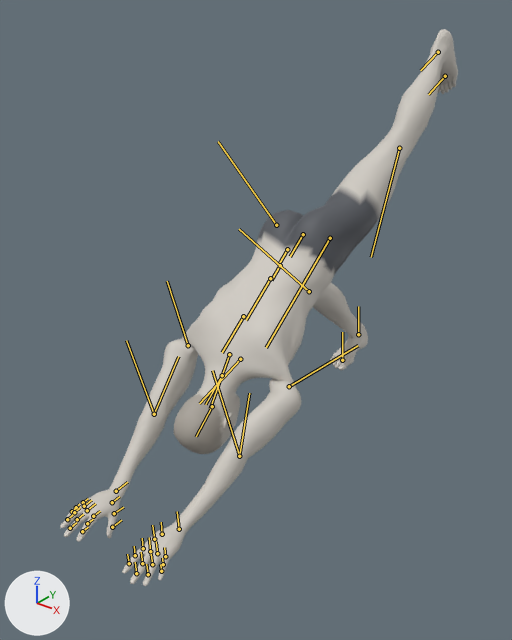
The glTF model exports/three-leg-dog-pose.glb as it was, and as the next commit left it.
Both versions are drawn from a camera (50 mm lens) standing at (1.33, -1.56, 1.58) and looking at (-0.04, 0.15, 0.51). The axes (+X, +Y, +Z) are drawn at lower left. The lights are the same throughout. The older version comes first. Both versions are drawn at frame 144 of the action 'three-leg-dog-pose_left'; the numbers are the values there. The bones that change, and the others that lie on the model, are drawn over the model as lines.
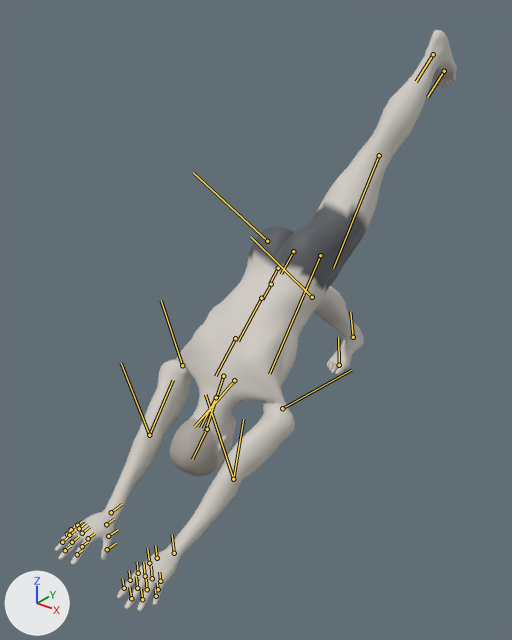
Where the change shows, as pixel boxes [x1, y1, x2, y2] in the pictures (512 x 640 px):
'Mesh_0', posed
    before: [60, 29, 458, 586]
    after: [55, 30, 457, 611]
bone 'pelvis', root to tip
    before: (303, 234) to (290, 256)
    after: (293, 251) to (281, 274)
bone 'upperarm_l', root to tip
    before: (289, 386) to (358, 345)
    after: (282, 408) to (351, 370)
bone 'lowerarm_l', root to tip
    before: (239, 456) to (249, 393)
    after: (233, 479) to (243, 419)
bone 'upperarm_r', root to tip
    before: (188, 345) to (167, 281)
    after: (182, 365) to (161, 300)
bone 'lowerarm_r', root to tip
    before: (154, 414) to (126, 340)
    after: (149, 435) to (121, 363)
bone 'thigh_l', root to tip
    before: (330, 238) to (266, 347)
    after: (320, 255) to (269, 374)
bone 'calf_l', root to tip
    before: (399, 148) to (371, 257)
    after: (379, 155) to (333, 268)
bone 'foot_l', root to tip
    before: (438, 52) to (420, 70)
    after: (433, 54) to (416, 81)
bone 'thigh_r', root to tip
    before: (276, 225) to (218, 141)
    after: (267, 241) to (193, 172)
bone 'calf_r', root to tip
    before: (309, 291) to (239, 229)
    after: (312, 297) to (250, 236)
bone 'foot_r', root to tip
    before: (358, 334) to (358, 306)
    after: (353, 337) to (350, 311)
bone 'ball_r', root to tip
    before: (342, 360) to (342, 332)
    after: (339, 365) to (338, 337)

The change in detail:
Bone 'pelvis' (bone_pelvis) moves from (-0.375, -0.208, 0.0) to (-0.322, -0.253, 0.0).
Bone 'pelvis' (bone_pelvis) turns from (0, 0, -129) to (0, 0, -132) degrees about its own x, y and z.
Bone 'upperarm_l' (bone_upperarm_l) turns from (-34, -33, 175) to (-34, -33, 178) degrees about its own x, y and z.
Bone 'lowerarm_l' (bone_lowerarm_l) turns from (-2, 14, -44) to (-1, 15, -43) degrees about its own x, y and z.
Bone 'upperarm_r' (bone_upperarm_r) turns from (34, 33, 175) to (34, 33, 178) degrees about its own x, y and z.
Bone 'lowerarm_r' (bone_lowerarm_r) turns from (2, -14, -44) to (1, -15, -43) degrees about its own x, y and z.
Bone 'thigh_l' (bone_thigh_l) turns from (1, -4, 0) to (-5, -4, -1) degrees about its own x, y and z.
Bone 'calf_l' (bone_calf_l) turns from (-15, 0, 2) to (-2, 0, 2) degrees about its own x, y and z.
Bone 'foot_l' (bone_foot_l) turns from (14, -6, 14) to (7, -3, 6) degrees about its own x, y and z.
Bone 'thigh_r' (bone_thigh_r) turns from (2, -11, 88) to (5, -12, 84) degrees about its own x, y and z.
Bone 'calf_r' (bone_calf_r) turns from (9, 0, -6) to (2, 0, 2) degrees about its own x, y and z.
Bone 'foot_r' (bone_foot_r) turns from (-2, 19, 39) to (0, 16, 30) degrees about its own x, y and z.
Bone 'ball_r' (bone_ball_r) turns from (0, 0, 0) to (1, 0, 9) degrees about its own x, y and z.
